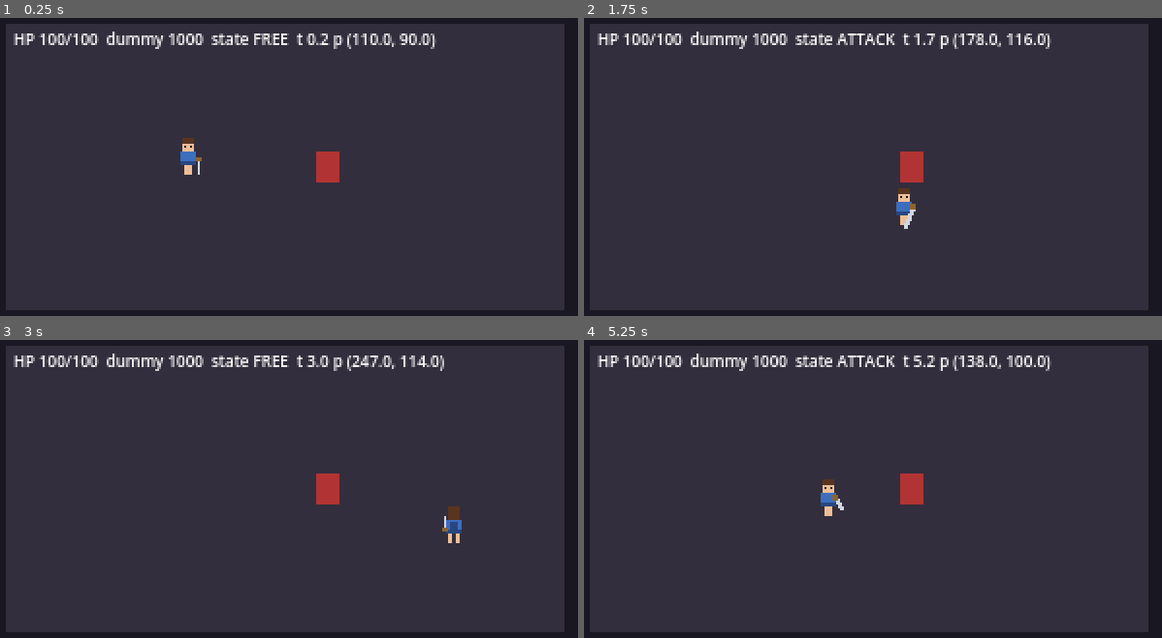
Above: before the commit, frames 1-4 (two rows, left to right).
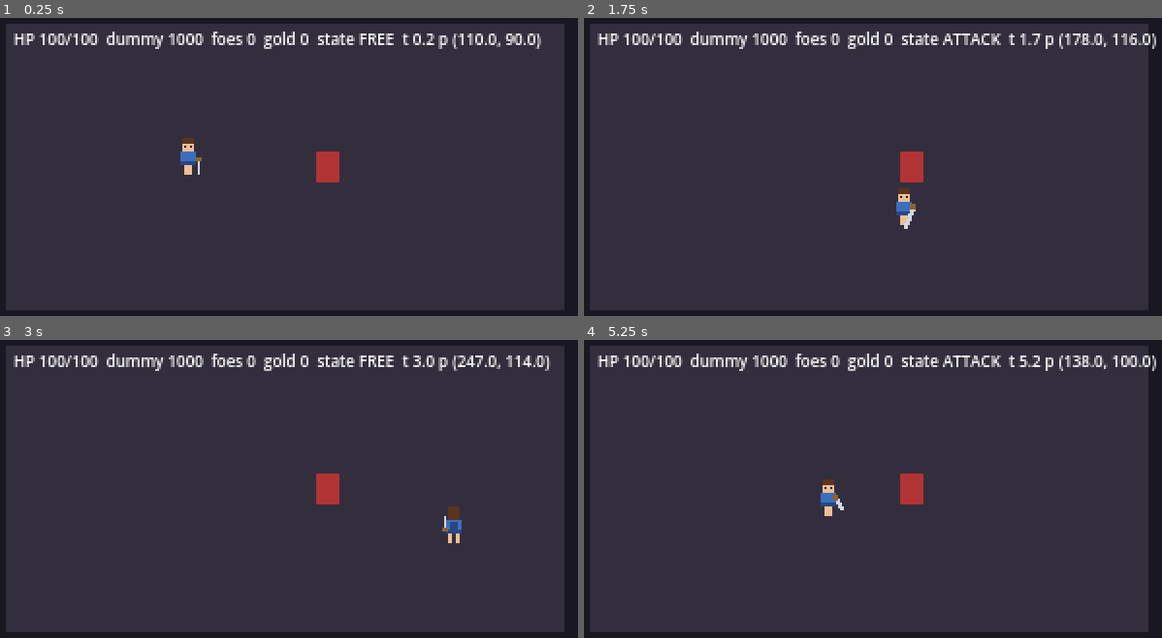
Above: after the commit, the same moments.

Repository: danicunhac/cinzel
Game: Godot game, scene res://world/test_arena.tscn
The game is run twice, just before and just after one commit, with the same random seed, the same clock (stepped at 60 frames per second) and the same inputs. This scene is started directly instead of the project's main scene.
Inputs:
- Up to frame 1 (0.25 s): no input
- Up to frame 2 (1.75 s): hold D (move_right) 0.53-1.28 s; tap J (attack) at 0.6, 1.55 s; tap Space (roll) at 0.8, 1.35 s; hold S (move_down) from 1.28 s (still down)
- Up to frame 3 (3 s): release S (move_down) at 2.03 s; hold D (move_right) 2.03-2.78 s; tap J (attack) at 2.1 s; tap Space (roll) at 2.3, 2.85 s; hold W (move_up) from 2.78 s (still down)
- Up to frame 4 (5.25 s): tap J (attack) at 3.05, 3.6, 4.55, 5.1 s; release W (move_up) at 3.53 s; hold A (move_left) 3.53-5.03 s; tap Space (roll) at 3.8, 4.35 s; hold S (move_down) from 5.03 s (still down)

The runs differ from the first frame. In frame 1, 1.5% of the frame differs, in the area x 36-94%, y 4-11%; in frame 2, 1.5%; in frame 3, 1.5%; in frame 4, 1.6%, in the area x 36-99%, y 4-11%.

Commit message:
feat: inimigos comuns

Diff:
--- /dev/null
+++ b/game/actors/enemies/charger.gd
@@ -0,0 +1,78 @@
+class_name Charger
+extends EnemyBase
+
+enum State { WALK, WARN, DASH, RECOVER }
+
+const WALK_SPEED := 35.0
+const TRIGGER_RANGE := 100.0
+const WARN_TIME := 0.6
+const DASH_SPEED := 160.0
+const DASH_TIME := 0.55
+const RECOVER_TIME := 0.9
+
+var state: State = State.WALK
+var _t: float = 0.0
+var _dir: Vector2 = Vector2.RIGHT
+
+@onready var warning: Line2D = $Warning
+
+
+func _ready() -> void:
+	super()
+	warning.visible = false
+
+
+func _think(delta: float) -> void:
+	var p := player()
+	_t += delta
+	match state:
+		State.WALK:
+			if p == null:
+				velocity = Vector2.ZERO
+				play(ROW_IDLE)
+				return
+			var to := p.global_position - global_position
+			face(to)
+			if to.length() <= TRIGGER_RANGE:
+				_enter(State.WARN)
+				_dir = to.normalized()
+				velocity = Vector2.ZERO
+				set_telegraph(true)
+				warning.visible = true
+				play(ROW_ATTACK)
+			else:
+				velocity = to.normalized() * WALK_SPEED
+				play(ROW_MOVE)
+		State.WARN:
+			velocity = Vector2.ZERO
+			if p != null:
+				_dir = (p.global_position - global_position).normalized()
+			face(_dir)
+			_point_warning()
+			if _t >= WARN_TIME:
+				_enter(State.DASH)
+				set_telegraph(false)
+				warning.visible = false
+				hitbox.position = Vector2(0, -6)
+				hitbox.set_active(true)
+		State.DASH:
+			velocity = _dir * DASH_SPEED
+			if _t >= DASH_TIME or (is_on_wall() and _t > 0.05):
+				_enter(State.RECOVER)
+				hitbox.set_active(false)
+				velocity = Vector2.ZERO
+				play(ROW_IDLE)
+		State.RECOVER:
+			velocity = Vector2.ZERO
+			if _t >= RECOVER_TIME:
+				_enter(State.WALK)
+
+
+func _point_warning() -> void:
+	var reach := DASH_SPEED * DASH_TIME
+	warning.points = PackedVector2Array([Vector2(0, -6), Vector2(0, -6) + _dir * reach])
+
+
+func _enter(s: State) -> void:
+	state = s
+	_t = 0.0
--- /dev/null
+++ b/game/actors/enemies/charger.tscn
@@ -0,0 +1,53 @@
+[gd_scene format=3]
+
+[ext_resource type="Script" path="res://actors/enemies/charger.gd" id="1"]
+[ext_resource type="Texture2D" path="res://assets/enemies/charger.png" id="2"]
+[ext_resource type="Script" path="res://actors/common/health.gd" id="3"]
+[ext_resource type="Script" path="res://actors/common/hurtbox.gd" id="4"]
+[ext_resource type="Script" path="res://actors/common/hitbox.gd" id="5"]
+
+[sub_resource type="CircleShape2D" id="body_shape"]
+radius = 4.0
+
+[sub_resource type="RectangleShape2D" id="hurt_shape"]
+size = Vector2(10, 12)
+
+[sub_resource type="CircleShape2D" id="hit_shape"]
+radius = 8
+
+[node name="Charger" type="CharacterBody2D" groups=["enemy"]]
+motion_mode = 1
+script = ExtResource("1")
+base_hp = 40
+base_damage = 15
+gold_drop = 10
+
+[node name="Sprite" type="Sprite2D" parent="."]
+position = Vector2(0, -8)
+texture = ExtResource("2")
+hframes = 4
+vframes = 4
+
+[node name="Body" type="CollisionShape2D" parent="."]
+position = Vector2(0, -3)
+shape = SubResource("body_shape")
+
+[node name="Health" type="Node" parent="."]
+script = ExtResource("3")
+
+[node name="Hurtbox" type="Area2D" parent="."]
+script = ExtResource("4")
+
+[node name="Shape" type="CollisionShape2D" parent="Hurtbox"]
+position = Vector2(0, -6)
+shape = SubResource("hurt_shape")
+
+[node name="Hitbox" type="Area2D" parent="."]
+script = ExtResource("5")
+
+[node name="Shape" type="CollisionShape2D" parent="Hitbox"]
+shape = SubResource("hit_shape")
+
+[node name="Warning" type="Line2D" parent="."]
+width = 3.0
+default_color = Color(1, 0.1, 0.1, 0.55)
--- /dev/null
+++ b/game/actors/enemies/crawler.gd
@@ -0,0 +1,58 @@
+class_name Crawler
+extends EnemyBase
+
+enum State { CHASE, WINDUP, BITE, RECOVER }
+
+const SPEED := 50.0
+const BITE_RANGE := 14.0
+const WINDUP_TIME := 0.3
+const BITE_TIME := 0.15
+const RECOVER_TIME := 0.7
+
+var state: State = State.CHASE
+var _t: float = 0.0
+var _bite_dir: Vector2 = Vector2.RIGHT
+
+
+func _think(delta: float) -> void:
+	var p := player()
+	_t += delta
+	match state:
+		State.CHASE:
+			if p == null:
+				velocity = Vector2.ZERO
+				play(ROW_IDLE)
+				return
+			var to := p.global_position - global_position
+			face(to)
+			if to.length() <= BITE_RANGE:
+				_enter(State.WINDUP)
+				_bite_dir = to.normalized()
+				velocity = Vector2.ZERO
+				set_telegraph(true)
+				play(ROW_ATTACK)
+			else:
+				velocity = to.normalized() * SPEED
+				play(ROW_MOVE)
+		State.WINDUP:
+			velocity = Vector2.ZERO
+			if _t >= WINDUP_TIME:
+				_enter(State.BITE)
+				set_telegraph(false)
+				hitbox.position = _bite_dir * 9.0 + Vector2(0, -5)
+				hitbox.set_active(true)
+		State.BITE:
+			velocity = _bite_dir * SPEED * 1.5
+			if _t >= BITE_TIME:
+				_enter(State.RECOVER)
+				hitbox.set_active(false)
+				play(ROW_IDLE)
+		State.RECOVER:
+			velocity = Vector2.ZERO
+			if _t >= RECOVER_TIME:
+				_enter(State.CHASE)
+
+
+func _enter(s: State) -> void:
+	state = s
+	_t = 0.0
--- /dev/null
+++ b/game/actors/enemies/crawler.tscn
@@ -0,0 +1,49 @@
+[gd_scene format=3]
+
+[ext_resource type="Script" path="res://actors/enemies/crawler.gd" id="1"]
+[ext_resource type="Texture2D" path="res://assets/enemies/crawler.png" id="2"]
+[ext_resource type="Script" path="res://actors/common/health.gd" id="3"]
+[ext_resource type="Script" path="res://actors/common/hurtbox.gd" id="4"]
+[ext_resource type="Script" path="res://actors/common/hitbox.gd" id="5"]
+
+[sub_resource type="CircleShape2D" id="body_shape"]
+radius = 4.0
+
+[sub_resource type="RectangleShape2D" id="hurt_shape"]
+size = Vector2(10, 12)
+
+[sub_resource type="CircleShape2D" id="hit_shape"]
+radius = 6
+
+[node name="Crawler" type="CharacterBody2D" groups=["enemy"]]
+motion_mode = 1
+script = ExtResource("1")
+base_hp = 30
+base_damage = 10
+gold_drop = 4
+
+[node name="Sprite" type="Sprite2D" parent="."]
+position = Vector2(0, -8)
+texture = ExtResource("2")
+hframes = 4
+vframes = 4
+
+[node name="Body" type="CollisionShape2D" parent="."]
+position = Vector2(0, -3)
+shape = SubResource("body_shape")
+
+[node name="Health" type="Node" parent="."]
+script = ExtResource("3")
+
+[node name="Hurtbox" type="Area2D" parent="."]
+script = ExtResource("4")
+
+[node name="Shape" type="CollisionShape2D" parent="Hurtbox"]
+position = Vector2(0, -6)
+shape = SubResource("hurt_shape")
+
+[node name="Hitbox" type="Area2D" parent="."]
+script = ExtResource("5")
+
+[node name="Shape" type="CollisionShape2D" parent="Hitbox"]
+shape = SubResource("hit_shape")
--- /dev/null
+++ b/game/actors/enemies/enemy_base.gd
@@ -0,0 +1,140 @@
+class_name EnemyBase
+extends CharacterBody2D
+
+signal killed
+
+const GoldScene := preload("res://world/pickup_gold.tscn")
+const ROW_IDLE := 0
+const ROW_MOVE := 1
+const ROW_ATTACK := 2
+const ROW_DEATH := 3
+const FPS := [4.0, 8.0, 10.0, 6.0]
+const FLASH_TIME := 0.08
+const KNOCKBACK := 90.0
+const TELEGRAPH_RED := Color(1.0, 0.25, 0.25)
+
+@export var base_hp: int = 20
+@export var base_damage: int = 5
+@export var gold_drop: int = 3
+
+@onready var sprite: Sprite2D = $Sprite
+@onready var health: Health = $Health
+@onready var hurtbox: Hurtbox = $Hurtbox
+@onready var hitbox: Hitbox = $Hitbox
+
+var dead: bool = false
+var _row: int = ROW_IDLE
+var _anim_time: float = 0.0
+var _flash: float = 0.0
+var _telegraph: bool = false
+var _knock: Vector2 = Vector2.ZERO
+
+
+func _ready() -> void:
+	if Game.run == null:
+		Game.new_run()
+	var level := Game.run.clock.level()
+	var max_hp := roundi(base_hp * Difficulty.enemy_hp_mult(level))
+	health.max_hp = max_hp
+	health.hp = max_hp
+	hitbox.damage = roundi(base_damage * Difficulty.enemy_dmg_mult(level))
+	hitbox.team = &"enemy"
+	hitbox.set_active(false)
+	hurtbox.team = &"enemy"
+	hurtbox.hit.connect(_on_hit)
+	health.damaged.connect(_on_damaged)
+	health.died.connect(_on_died)
+	play(ROW_IDLE)
+
+
+func player() -> Node2D:
+	return get_tree().get_first_node_in_group(&"player") as Node2D
+
+
+func play(row: int) -> void:
+	if row == _row and _anim_time > 0.0:
+		return
+	_row = row
+	_anim_time = 0.0
+	_update_frame()
+
+
+## Red tint until cleared. Used as the attack warning.
+func set_telegraph(on: bool) -> void:
+	_telegraph = on
+
+
+func _physics_process(delta: float) -> void:
+	_anim_time += delta
+	_update_frame()
+	_flash = maxf(_flash - delta, 0.0)
+	var tint := Color.WHITE
+	if _telegraph:
+		var k := 0.5 + 0.5 * sin(_anim_time * 30.0)
+		tint = Color.WHITE.lerp(TELEGRAPH_RED, 0.6 + 0.4 * k)
+	if _flash > 0.0:
+		tint = Color(3.0, 3.0, 3.0)
+	sprite.modulate = tint
+	if dead:
+		return
+	_knock = _knock.move_toward(Vector2.ZERO, KNOCKBACK * 4.0 * delta)
+	_think(delta)
+	velocity += _knock
+	move_and_slide()
+	velocity -= _knock
+
+
+## Subclasses set velocity and drive their state here.
+func _think(_delta: float) -> void:
+	pass
+
+
+func _update_frame() -> void:
+	var f := int(_anim_time * float(FPS[_row]))
+	if _row == ROW_DEATH:
+		f = mini(f, 3)
+	else:
+		f %= 4
+	sprite.frame = _row * 4 + f
+
+
+func face(dir: Vector2) -> void:
+	if absf(dir.x) > 0.1:
+		sprite.flip_h = dir.x < 0.0
+
+
+func _on_hit(from: Hitbox) -> void:
+	health.damage(from.damage, from.global_position)
+
+
+func _on_damaged(_n: int) -> void:
+	_flash = FLASH_TIME
+	_knock = (global_position - health.last_hit_from).normalized() * KNOCKBACK
+
+
+func _on_died() -> void:
+	dead = true
+	velocity = Vector2.ZERO
+	_telegraph = false
+	hitbox.set_active(false)
+	hurtbox.set_deferred("monitorable", false)
+	hurtbox.set_deferred("monitoring", false)
+	($Body as CollisionShape2D).set_deferred("disabled", true)
+	play(ROW_DEATH)
+	_drop_gold.call_deferred()
+	killed.emit()
+	get_tree().create_timer(0.8).timeout.connect(queue_free)
+
+
+func gold_amount() -> int:
+	return roundi(gold_drop * Difficulty.gold_mult(Game.run.clock.level()))
+
+
+func _drop_gold() -> void:
+	var parent := get_parent()
+	if parent == null:
+		return
+	var gold := GoldScene.instantiate() as PickupGold
+	gold.amount = gold_amount()
+	gold.position = position
+	parent.add_child(gold)
--- /dev/null
+++ b/game/actors/enemies/projectile.gd
@@ -0,0 +1,34 @@
+class_name Projectile
+extends Hitbox
+
+const LIFETIME := 3.0
+const RADIUS := 2.5
+const RED := Color(1.0, 0.15, 0.15)
+
+var direction: Vector2 = Vector2.RIGHT
+var speed: float = 90.0
+var _age: float = 0.0
+
+
+func _ready() -> void:
+	team = &"enemy"
+	set_active(true)
+	landed.connect(func(_h: Hurtbox) -> void: queue_free())
+	body_entered.connect(_on_body)
+
+
+func _physics_process(delta: float) -> void:
+	position += direction * speed * delta
+	_age += delta
+	if _age >= LIFETIME:
+		queue_free()
+
+
+func _on_body(body: Node2D) -> void:
+	if not body is CharacterBody2D:
+		queue_free()
+
+
+func _draw() -> void:
+	draw_circle(Vector2.ZERO, RADIUS, RED)
+	draw_circle(Vector2.ZERO, RADIUS * 0.45, Color(1.0, 0.7, 0.6))
--- /dev/null
+++ b/game/actors/enemies/projectile.tscn
@@ -0,0 +1,12 @@
+[gd_scene format=3]
+
+[ext_resource type="Script" path="res://actors/enemies/projectile.gd" id="1"]
+
+[sub_resource type="CircleShape2D" id="shape"]
+radius = 2.5
+
+[node name="Projectile" type="Area2D"]
+script = ExtResource("1")
+
+[node name="Shape" type="CollisionShape2D" parent="."]
+shape = SubResource("shape")
--- /dev/null
+++ b/game/actors/enemies/shooter.gd
@@ -0,0 +1,58 @@
+class_name Shooter
+extends EnemyBase
+
+const SPEED := 40.0
+const PREFERRED := 80.0
+const BAND := 12.0
+const FIRE_INTERVAL := 1.5
+const AIM_TIME := 0.25
+const PROJECTILE_SPEED := 90.0
+const ProjectileScene := preload("res://actors/enemies/projectile.tscn")
+
+var _cooldown: float = FIRE_INTERVAL
+var _aim: float = -1.0
+
+
+func _think(delta: float) -> void:
+	var p := player()
+	if p == null:
+		velocity = Vector2.ZERO
+		play(ROW_IDLE)
+		return
+	var to := p.global_position - global_position
+	var dist := to.length()
+	face(to)
+	if _aim >= 0.0:
+		velocity = Vector2.ZERO
+		_aim += delta
+		if _aim >= AIM_TIME:
+			_aim = -1.0
+			set_telegraph(false)
+			_fire(to.normalized())
+		return
+	if dist > PREFERRED + BAND:
+		velocity = to.normalized() * SPEED
+		play(ROW_MOVE)
+	elif dist < PREFERRED - BAND:
+		velocity = -to.normalized() * SPEED
+		play(ROW_MOVE)
+	else:
+		velocity = Vector2.ZERO
+		play(ROW_IDLE)
+	_cooldown -= delta
+	if _cooldown <= 0.0:
+		_cooldown = FIRE_INTERVAL
+		_aim = 0.0
+		velocity = Vector2.ZERO
+		set_telegraph(true)
+		play(ROW_ATTACK)
+
+
+func _fire(dir: Vector2) -> void:
+	var shot := ProjectileScene.instantiate() as Projectile
+	shot.damage = hitbox.damage
+	shot.direction = dir
+	shot.speed = PROJECTILE_SPEED
+	shot.position = position + Vector2(0, -6) + dir * 6.0
+	get_parent().add_child(shot)
+	play(ROW_IDLE)
--- /dev/null
+++ b/game/actors/enemies/shooter.tscn
@@ -0,0 +1,49 @@
+[gd_scene format=3]
+
+[ext_resource type="Script" path="res://actors/enemies/shooter.gd" id="1"]
+[ext_resource type="Texture2D" path="res://assets/enemies/shooter.png" id="2"]
+[ext_resource type="Script" path="res://actors/common/health.gd" id="3"]
+[ext_resource type="Script" path="res://actors/common/hurtbox.gd" id="4"]
+[ext_resource type="Script" path="res://actors/common/hitbox.gd" id="5"]
+
+[sub_resource type="CircleShape2D" id="body_shape"]
+radius = 4.0
+
+[sub_resource type="RectangleShape2D" id="hurt_shape"]
+size = Vector2(10, 12)
+
+[sub_resource type="CircleShape2D" id="hit_shape"]
+radius = 4
+
+[node name="Shooter" type="CharacterBody2D" groups=["enemy"]]
+motion_mode = 1
+script = ExtResource("1")
+base_hp = 20
+base_damage = 8
+gold_drop = 6
+
+[node name="Sprite" type="Sprite2D" parent="."]
+position = Vector2(0, -8)
+texture = ExtResource("2")
+hframes = 4
+vframes = 4
+
+[node name="Body" type="CollisionShape2D" parent="."]
+position = Vector2(0, -3)
+shape = SubResource("body_shape")
+
+[node name="Health" type="Node" parent="."]
+script = ExtResource("3")
+
+[node name="Hurtbox" type="Area2D" parent="."]
+script = ExtResource("4")
+
+[node name="Shape" type="CollisionShape2D" parent="Hurtbox"]
+position = Vector2(0, -6)
+shape = SubResource("hurt_shape")
+
+[node name="Hitbox" type="Area2D" parent="."]
+script = ExtResource("5")
+
+[node name="Shape" type="CollisionShape2D" parent="Hitbox"]
+shape = SubResource("hit_shape")
--- a/game/actors/player/player.gd
+++ b/game/actors/player/player.gd
@@ -48,6 +48,7 @@
 
 
 func _ready() -> void:
+	add_to_group(&"player")
 	if Game.run == null:
 		Game.new_run()
 	Game.run.changed.connect(_refresh_stats)
--- /dev/null
+++ b/game/tests/unit/test_enemy_scaling.gd
@@ -0,0 +1,61 @@
+extends RefCounted
+
+
+func _game() -> Node:
+	return (Engine.get_main_loop() as SceneTree).root.get_node("Game")
+
+
+func _spawn(path: String) -> EnemyBase:
+	var tree := Engine.get_main_loop() as SceneTree
+	var enemy := (load(path) as PackedScene).instantiate() as EnemyBase
+	tree.root.add_child(enemy)
+	await tree.process_frame
+	return enemy
+
+
+func test_crawler_hp_scales_with_level() -> void:
+	_game().new_run()
+	_game().run.clock.seconds = 180.0
+	var enemy := await _spawn("res://actors/enemies/crawler.tscn")
+	T.eq(enemy.health.hp, 39)
+	T.eq(enemy.health.max_hp, 39)
+	T.eq(enemy.hitbox.damage, roundi(10 * 1.24))
+	enemy.free()
+	_game().new_run()
+
+
+func test_level_zero_uses_base_values() -> void:
+	_game().new_run()
+	var shooter := await _spawn("res://actors/enemies/shooter.tscn")
+	T.eq(shooter.health.hp, 20)
+	T.eq(shooter.hitbox.damage, 8)
+	shooter.free()
+	var charger := await _spawn("res://actors/enemies/charger.tscn")
+	T.eq(charger.health.hp, 40)
+	T.eq(charger.hitbox.damage, 15)
+	T.eq(charger.hitbox.team, &"enemy")
+	charger.free()
+
+
+func test_gold_drop_uses_gold_mult_and_killed_signal() -> void:
+	_game().new_run()
+	_game().run.clock.seconds = 120.0
+	var tree := Engine.get_main_loop() as SceneTree
+	var holder := Node2D.new()
+	tree.root.add_child(holder)
+	var enemy := (load("res://actors/enemies/charger.tscn") as PackedScene).instantiate() as EnemyBase
+	holder.add_child(enemy)
+	await tree.process_frame
+	var killed: Array[bool] = [false]
+	enemy.killed.connect(func() -> void: killed[0] = true)
+	T.eq(enemy.gold_amount(), roundi(10 * 1.10))
+	enemy.health.damage(9999, Vector2.ZERO)
+	await tree.process_frame
+	await tree.process_frame
+	T.ok(killed[0], "killed emitted")
+	var golds := holder.get_children().filter(func(n: Node) -> bool: return n is PickupGold)
+	T.eq(golds.size(), 1)
+	if golds.size() == 1:
+		T.eq((golds[0] as PickupGold).amount, 11)
+	holder.free()
+	_game().new_run()
--- /dev/null
+++ b/game/world/pickup_gold.gd
@@ -0,0 +1,35 @@
+class_name PickupGold
+extends Area2D
+
+const MAGNET_RADIUS := 32.0
+const MAGNET_SPEED := 120.0
+
+var amount: int = 1
+var _collected: bool = false
+
+
+func _ready() -> void:
+	body_entered.connect(_on_body)
+
+
+func _physics_process(delta: float) -> void:
+	var p := get_tree().get_first_node_in_group(&"player") as Node2D
+	if p == null:
+		return
+	var to := p.global_position - global_position
+	if to.length() <= MAGNET_RADIUS:
+		position += to.normalized() * minf(MAGNET_SPEED * delta, to.length())
+
+
+func _on_body(body: Node2D) -> void:
+	if _collected or not body.is_in_group(&"player"):
+		return
+	_collected = true
+	Game.run.add_gold(amount)
+	queue_free()
+
+
+func _draw() -> void:
+	draw_circle(Vector2.ZERO, 3.0, Color(0.6, 0.45, 0.05))
+	draw_circle(Vector2.ZERO, 2.2, Color(1.0, 0.85, 0.2))
+	draw_rect(Rect2(-0.5, -1.5, 1, 3), Color(0.7, 0.5, 0.05))
--- /dev/null
+++ b/game/world/pickup_gold.tscn
@@ -0,0 +1,12 @@
+[gd_scene format=3]
+
+[ext_resource type="Script" path="res://world/pickup_gold.gd" id="1"]
+
+[sub_resource type="CircleShape2D" id="shape"]
+radius = 4.0
+
+[node name="PickupGold" type="Area2D"]
+script = ExtResource("1")
+
+[node name="Shape" type="CollisionShape2D" parent="."]
+shape = SubResource("shape")
--- a/game/world/test_arena.gd
+++ b/game/world/test_arena.gd
@@ -10,17 +10,52 @@
 var _time: float = 0.0
 var _autopilot: bool = false
 var _fired: Dictionary = {}
+var _enemies: Array[EnemyBase] = []
+
+const ENEMY_SCENES := {
+	"crawler": preload("res://actors/enemies/crawler.tscn"),
+	"shooter": preload("res://actors/enemies/shooter.tscn"),
+	"charger": preload("res://actors/enemies/charger.tscn"),
+}
+const ENEMY_POS := {
+	"crawler": Vector2(230, 130),
+	"shooter": Vector2(260, 40),
+	"charger": Vector2(250, 90),
+}
 
 
 func _ready() -> void:
 	_autopilot = "--autopilot" in OS.get_cmdline_user_args()
-	_make_dummy(Vector2(182, 90))
+	var wanted := _enemy_arg()
+	if wanted.is_empty():
+		_make_dummy(Vector2(182, 90))
+	else:
+		for kind in wanted:
+			_spawn_enemy(kind)
 	_label = Label.new()
 	_label.position = Vector2(20, 18)
 	_label.add_theme_font_size_override("font_size", 8)
 	add_child(_label)
 	player.exit_blocked.connect(func() -> void: print("exit_blocked"))
 	player.exited.connect(func() -> void: print("exited"))
+
+
+## `--enemies` spawns all three, `--enemies=charger,shooter` a subset.
+func _enemy_arg() -> Array[String]:
+	var out: Array[String] = []
+	for a in OS.get_cmdline_user_args():
+		if a == "--enemies":
+			out.assign(ENEMY_SCENES.keys())
+		elif a.begins_with("--enemies="):
+			out.assign(Array(a.substr(10).split(",")))
+	return out
+
+
+func _spawn_enemy(kind: String) -> void:
+	var e := (ENEMY_SCENES[kind] as PackedScene).instantiate() as EnemyBase
+	e.position = ENEMY_POS[kind]
+	add_child(e)
+	_enemies.append(e)
 
 
 func _make_dummy(pos: Vector2) -> void:
@@ -52,13 +87,19 @@
 
 func _physics_process(delta: float) -> void:
 	_time += delta
-	if _autopilot:
+	if _autopilot and _enemies.is_empty():
 		_run_autopilot()
+	elif _autopilot:
+		_run_fight()
 
 
 func _process(_delta: float) -> void:
-	_label.text = "HP %d/%d  dummy %d  state %s  t %.1f p %s" % [
-		player.health.hp, player.health.max_hp, _dummy_health.hp,
+	var alive := 0
+	for e in _enemies:
+		if is_instance_valid(e) and not e.dead:
+			alive += 1
+	_label.text = "HP %d/%d  dummy %d  foes %d  gold %d  state %s  t %.1f p %s" % [
+		player.health.hp, player.health.max_hp, _dummy_health.hp if _dummy_health != null else 0, alive, Game.run.gold,
 		Player.State.keys()[player.state], _time, player.position.round()]
 
 
@@ -87,6 +128,27 @@
 	_tap(&"roll", 4.3)
 
 
+## Fight mode: walk at the nearest living enemy and swing when close.
+func _run_fight() -> void:
+	var target: EnemyBase = null
+	for e in _enemies:
+		if is_instance_valid(e) and not e.dead:
+			if target == null or e.position.distance_to(player.position) < target.position.distance_to(player.position):
+				target = e
+	for action: StringName in [&"move_left", &"move_right", &"move_up", &"move_down"]:
+		Input.action_release(action)
+	if target == null:
+		return
+	var to := target.position - player.position
+	if to.length() > 18.0:
+		if absf(to.x) > 4.0:
+			Input.action_press(&"move_right" if to.x > 0.0 else &"move_left")
+		if absf(to.y) > 4.0:
+			Input.action_press(&"move_down" if to.y > 0.0 else &"move_up")
+	else:
+		_tap(&"attack", snappedf(_time, 0.35))
+
+
 func _tap(action: StringName, at: float) -> void:
 	var key := "%s%.2f" % [action, at]
 	if _time >= at and not _fired.has(key):
Not shown, added: game/actors/enemies/charger.gd.uid
Not shown, added: game/actors/enemies/crawler.gd.uid
Not shown, added: game/actors/enemies/enemy_base.gd.uid
Not shown, added: game/actors/enemies/projectile.gd.uid
Not shown, added: game/actors/enemies/shooter.gd.uid
Binary file added: game/assets/enemies/charger.png
Not shown, added: game/assets/enemies/charger.png.import
Binary file added: game/assets/enemies/crawler.png
Not shown, added: game/assets/enemies/crawler.png.import
Binary file added: game/assets/enemies/shooter.png
Not shown, added: game/assets/enemies/shooter.png.import
Not shown, added: game/tests/unit/test_enemy_scaling.gd.uid
(and 1 more such lines)
